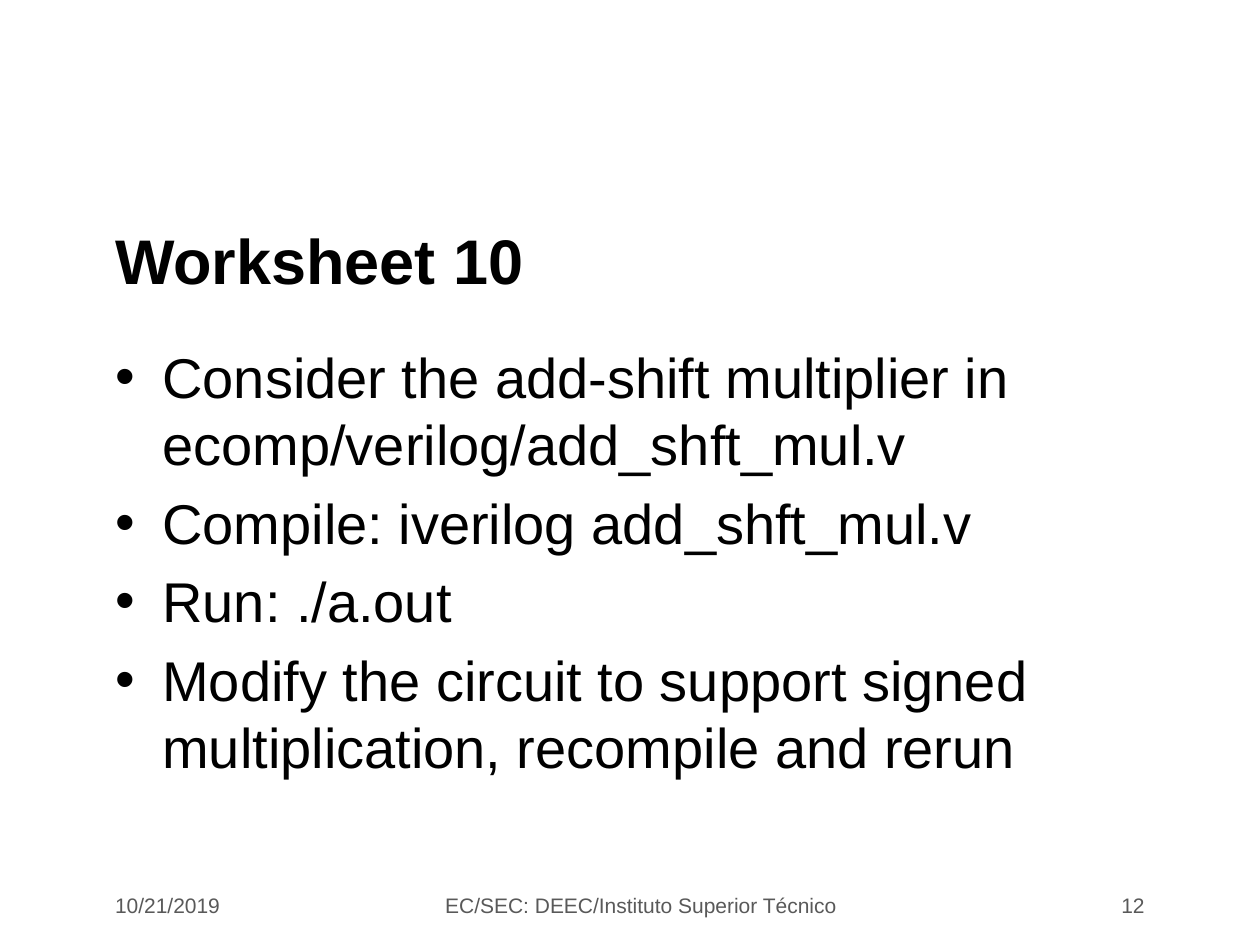
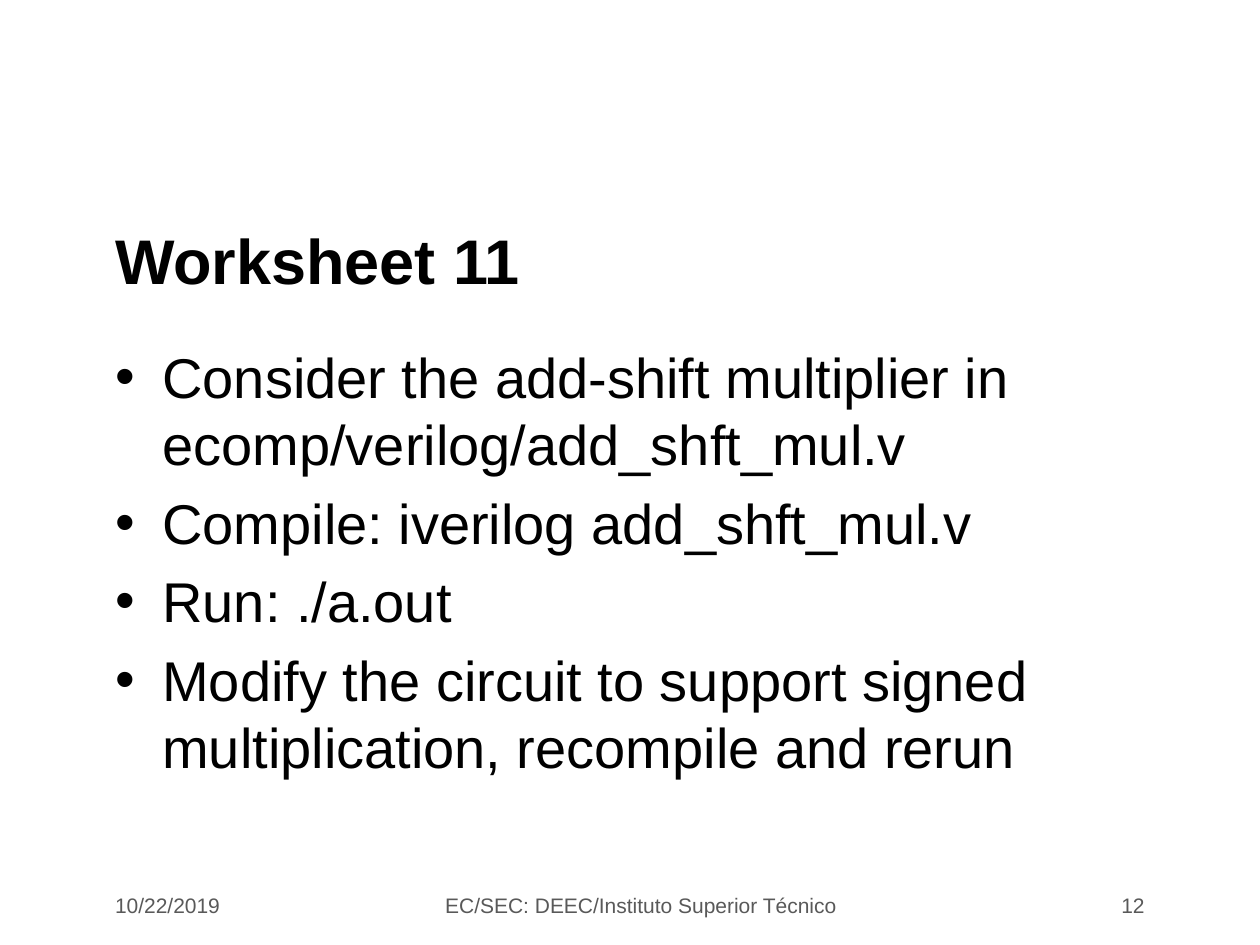
Before and after one commit to jjts/ist-sec, a slide deck: slide 12 of lectures/l11_mults_ii/l11.odp. Drawn at 1260x945 pixels with LibreOffice and Linux fonts; fonts in the diff are those of the drawing; background and template pictures are left out. Boxes give left, top, right and bottom in pixels: in the first picture for what was removed or moved away, otherwise in the second. Text is boxed around its words. In the diff, an @@ line names an element or a change of style, - is before the commit and + after.

Commit message:
update lecture 11

```diff
--- a/lectures/l11_mults_ii/l11.odp
+++ b/lectures/l11_mults_ii/l11.odp
@@ title at (115,238,520,285): text changed @@
-Worksheet 10
+Worksheet 11
@@ text at (115,898,220,913): text changed @@
-10/21/2019
+10/22/2019
```
Also in this commit, not shown: 11 other slides changed.
